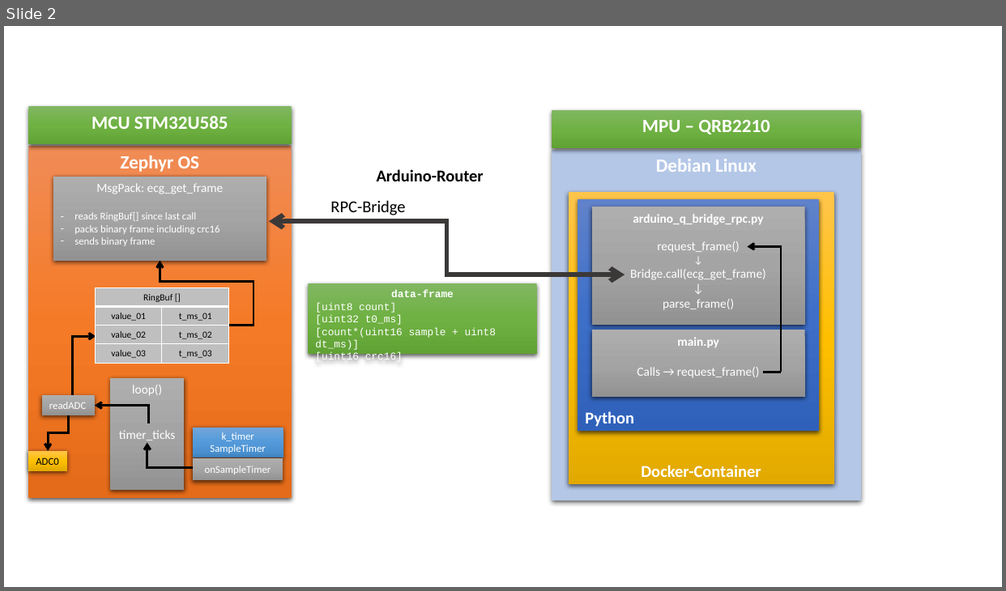
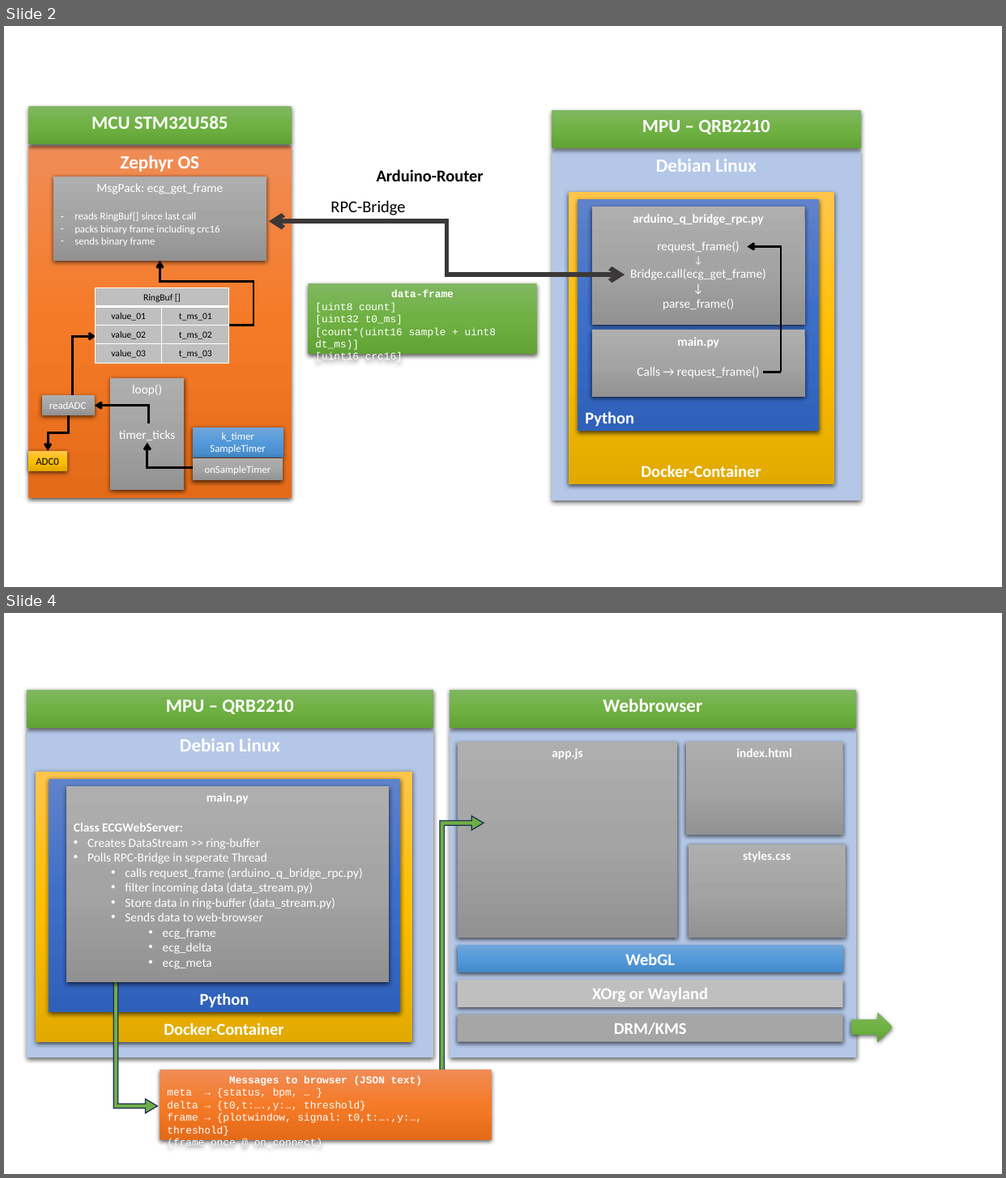
Before and after one commit to diy-ecg/diy-ecg-uno-Q, a slide deck: Docs/DIY-ECG-Arduino-Q.pptx. Shown one above the other, each under a label of ours: slide 2 before the commit, slides 2 and 4 after it; the slides between them are not shown. The pictures are 1006x591 and 1006x1178 pixels, drawn with LibreOffice and Linux fonts; fonts in the diff are those of the drawing. Boxes give left, top, right and bottom in pixels: in the first picture for what was removed or moved away, otherwise in the second. Text is boxed around its words. In the diff, an @@ line names an element or a change of style, - is before the commit and + after.

```diff
--- a/Docs/DIY-ECG-Arduino-Q.pptx
+++ b/Docs/DIY-ECG-Arduino-Q.pptx
@@ slide 4 added at box(4, 613, 1002, 1174), background #FFFFFF @@
@@ rectangle added at box(27, 690, 433, 728), fill gradient #81B861 to #6FB242 to #62A336, 18 pt, text #FFFFFF, bold @@
+MPU – QRB2210
@@ rectangle added at box(450, 690, 856, 728), fill gradient #81B861 to #6FB242 to #62A336, 18 pt, text #FFFFFF, bold @@
+Webbrowser
@@ rectangle added at box(27, 730, 433, 1059), fill #B4C7E7, 18 pt, text #FFFFFF, bold @@
+Debian Linux
@@ rectangle added at box(450, 730, 856, 1059), fill #B4C7E7 @@
@@ rectangle added at box(458, 742, 678, 938), fill gradient #AFAFAF to #A5A5A5 to #939393, 12 pt, text #FFFFFF, bold @@
+app.js
@@ rectangle added at box(686, 742, 843, 835), fill gradient #AFAFAF to #A5A5A5 to #939393, 12 pt, text #FFFFFF, bold @@
+index.html
@@ rectangle added at box(36, 772, 412, 1043), fill gradient #FFC64B to #FFC000 to #E3AB00, 16 pt, text #FFFFFF, bold @@
+Docker-Container
@@ rectangle added at box(49, 779, 400, 1013), fill gradient #6183CB to #3E70CA to #3062BB, 16 pt, text #FFFFFF, bold @@
+Python
@@ rectangle added at box(66, 786, 389, 983), fill gradient #AFAFAF to #A5A5A5 to #939393, 12 pt, text #FFFFFF @@
+main.py
+Class ECGWebServer:
+• Creates DataStream >> ring-buffer
+• Polls RPC-Bridge in seperate Thread
+  • calls request_frame (arduino_q_bridge_rpc.py)
+  • filter incoming data (data_stream.py)
+  • Store data in ring-buffer (data_stream.py)
+  • Sends data to web-browser
+    • ecg_frame
+    • ecg_delta
+    • ecg_meta
@@ bent up arrow added at box(440, 815, 484, 1076), fill #70AD47, outline #1E3256 1 pt @@
@@ rectangle added at box(688, 845, 846, 938), fill gradient #AFAFAF to #A5A5A5 to #939393, 12 pt, text #FFFFFF, bold @@
+styles.css
@@ rectangle added at box(458, 945, 843, 973), fill gradient #71A6DB to #559BDB to #448ACA, 16 pt, text #FFFFFF, bold @@
+WebGL
@@ bent up arrow added at box(113, 981, 157, 1114), fill #70AD47, outline #1E3256 1 pt @@
@@ rectangle added at box(458, 980, 843, 1007), fill #BFBFBF, 16 pt, text #FFFFFF, bold @@
+XOrg or Wayland
@@ rectangle added at box(458, 1015, 843, 1043), fill #A6A6A6, 16 pt, text #FFFFFF, bold @@
+DRM/KMS
@@ right arrow added at box(851, 1013, 893, 1043), fill gradient #81B861 to #6FB242 to #62A336 @@
@@ rectangle added at box(160, 1071, 492, 1141), fill gradient #F18C57 to #F67B28 to #E56C19, 10 pt, text #FFFFFF @@
+Messages to browser (JSON text)
+meta → {status, bpm, … }
+delta → {t0,t:….,y:…, threshold}
+frame → {plotwindow, signal: t0,t:….,y:…, threshold}
+(frame once @ on_connect)
```
Also in this commit, not shown: 1 other slide added.
